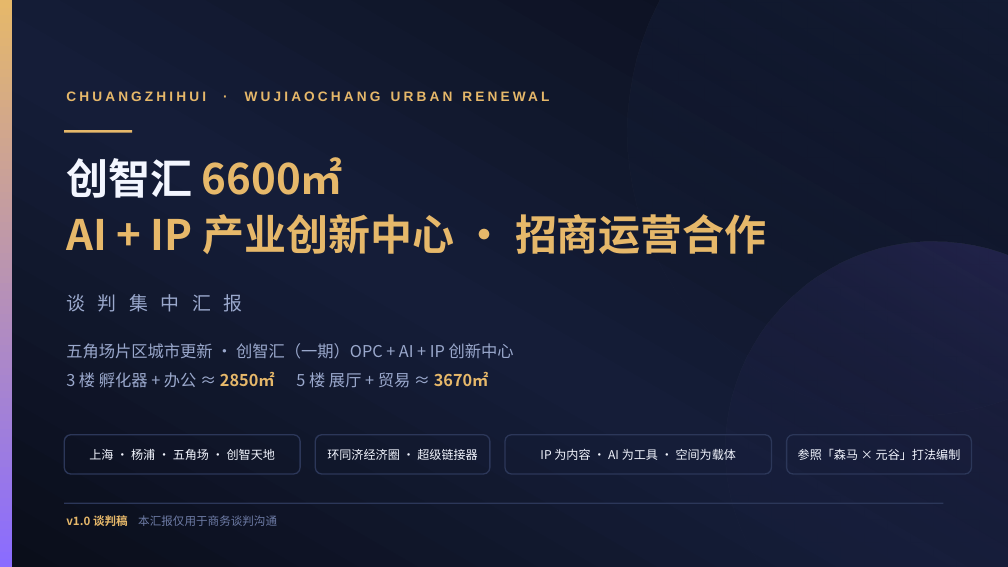
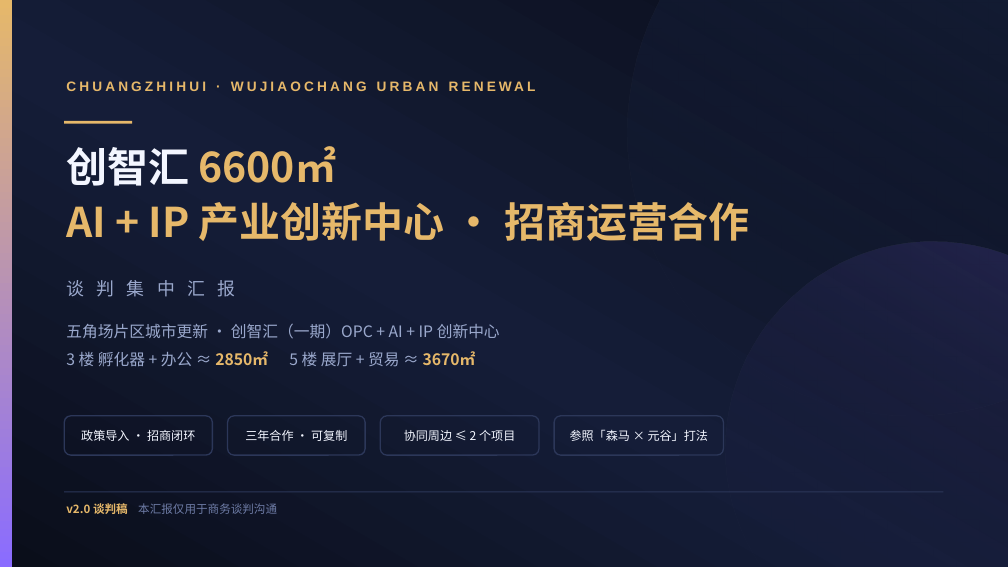
Before and after one commit to hujigang2010-maker/AIDEN, a slide deck: slide 1 of proposal/chuangzhihui-6600-proposal.pptx. Drawn at 1008x567 pixels with LibreOffice and Linux fonts; fonts in the diff are those of the drawing. Boxes give left, top, right and bottom in pixels: in the first picture for what was removed or moved away, otherwise in the second. Text is boxed around its words. In the diff, an @@ line names an element or a change of style, - is before the commit and + after.

```diff
--- a/proposal/chuangzhihui-6600-proposal.pptx
+++ b/proposal/chuangzhihui-6600-proposal.pptx
@@ text "创智汇 6600㎡ AI + IP ..." at bbox=[66, 146, 750, 241]: size 40 to 39 pt @@
@@ text "谈 判 集 中 汇 ...": place and size @@
-text "谈 判 集 中 汇 ..." at bbox=[66, 294, 243, 312]
+text "谈 判 集 中 汇 ..." at bbox=[66, 280, 236, 297]
@@ text "谈 判 集 中 汇 ..." at bbox=[66, 280, 236, 297]: size 18 to 17 pt @@
@@ text "五角场片区城市更新 · 创智汇（一期）OPC + AI ...": place and size @@
-text "五角场片区城市更新 · 创智汇（一期）OPC + AI ..." at bbox=[66, 343, 514, 388]
+text "五角场片区城市更新 · 创智汇（一期）OPC + AI ..." at bbox=[66, 324, 500, 367]
@@ text "五角场片区城市更新 · 创智汇（一期）OPC + AI ..." at bbox=[66, 324, 500, 367]: size 15.5 to 15 pt @@
@@ rounded rectangle: place and size @@
-rounded rectangle at bbox=[64, 435, 300, 474]
+rounded rectangle at bbox=[64, 416, 212, 455]
@@ rounded rectangle: place and size @@
-rounded rectangle at bbox=[315, 435, 490, 474]
+rounded rectangle at bbox=[228, 416, 365, 455]
@@ rounded rectangle: place and size @@
-rounded rectangle at bbox=[505, 435, 771, 474]
+rounded rectangle at bbox=[380, 416, 539, 455]
@@ rounded rectangle: place and size @@
-rounded rectangle at bbox=[786, 435, 971, 474]
+rounded rectangle at bbox=[554, 416, 724, 455]
@@ text at bbox=[81, 430, 195, 441]: text changed @@
-上海 · 杨浦 · 五角场 · 创智天地
+政策导入 · 招商闭环
@@ text at bbox=[245, 430, 347, 441]: text changed @@
-环同济经济圈 · 超级链接器
+三年合作 · 可复制
@@ text added at bbox=[404, 430, 515, 441], 11.5 pt, text #F3F6FF @@
+协同周边 ≤ 2 个项目
@@ text removed at bbox=[540, 449, 736, 460] @@
-IP 为内容 · AI 为工具 · 空间为载体
@@ text at bbox=[570, 429, 708, 441]: text changed @@
-参照「森马 × 元谷」打法编制
+参照「森马 × 元谷」打法
@@ 2 texts, 2 rectangles: place and size @@
-2 texts, 2 rectangles at bbox=[64, 91, 944, 504]
+2 texts, 2 rectangles at bbox=[64, 77, 944, 492]
@@ text at bbox=[66, 503, 277, 514]: text changed @@
-v1.0 谈判稿 本汇报仅用于商务谈判沟通
+v2.0 谈判稿 本汇报仅用于商务谈判沟通
```
Also in this commit, not shown: 17 other slides changed, 11 slides added, 3 slides removed, 5 other files.
